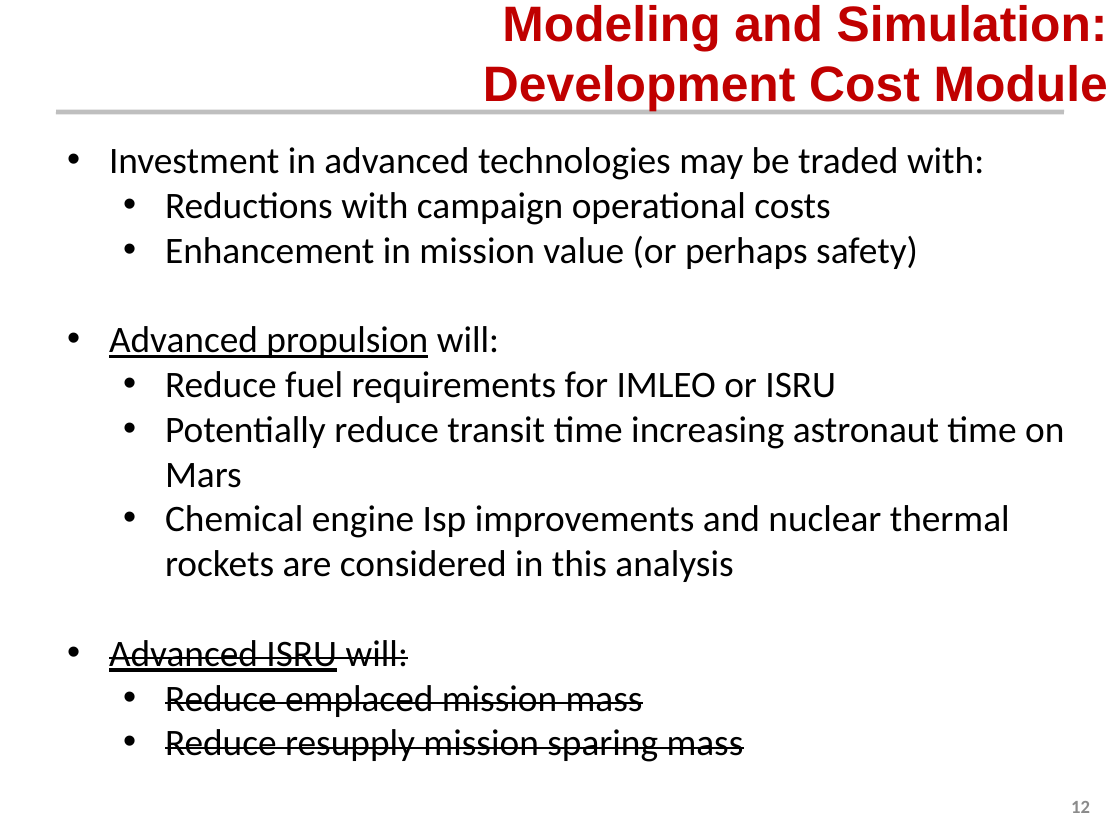
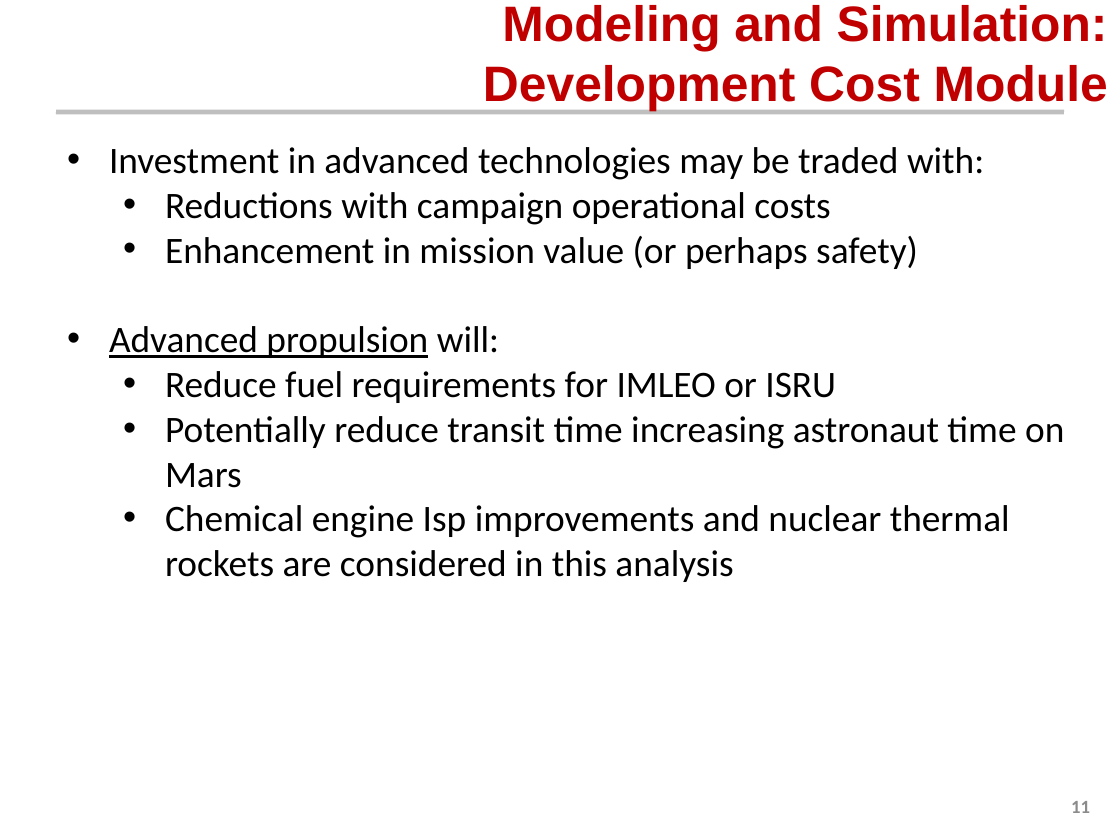
Before and after one commit to AeroSigma/Mars2040, a slide deck: slide 11 of MSDO/Assignment5/Mars 2040 Optimization Presentation.pptx (slide 12 before the commit). Drawn at 1120x840 pixels with LibreOffice and Linux fonts; fonts in the diff are those of the drawing; background and template pictures are left out. Boxes give left, top, right and bottom in pixels: in the first picture for what was removed or moved away, otherwise in the second. Text is boxed around its words. In the diff, an @@ line names an element or a change of style, - is before the commit and + after.

```diff
--- a/MSDO/Assignment5/Mars 2040 Optimization Presentation.pptx
+++ b/MSDO/Assignment5/Mars 2040 Optimization Presentation.pptx
@@ text at (109,640,744,762): paragraphs removed @@
-• Advanced ISRU will:
-  • Reduce emplaced mission mass
-  • Reduce resupply mission sparing mass
@@ page number at (1071,801,1090,813): text changed @@
-12
+11
```
Also in this commit, not shown: 9 other slides changed, 2 slides added, 6 other files.
